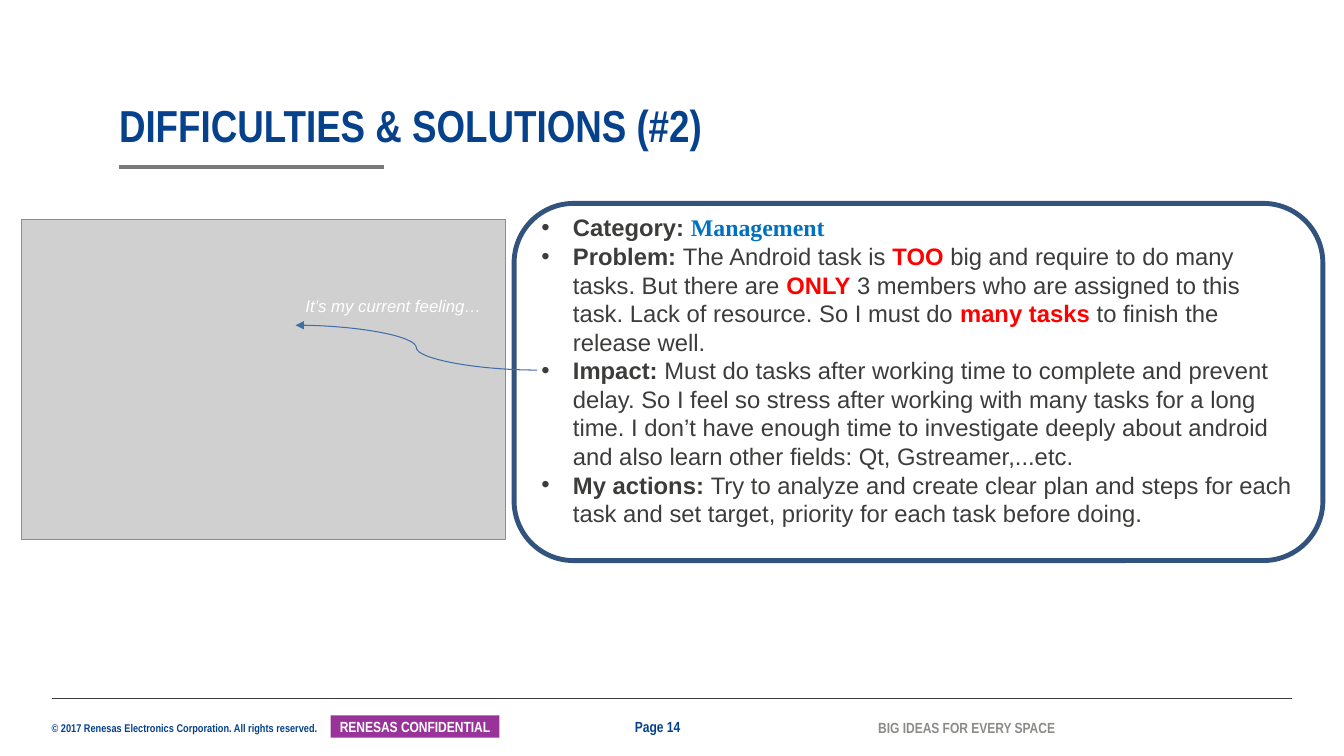
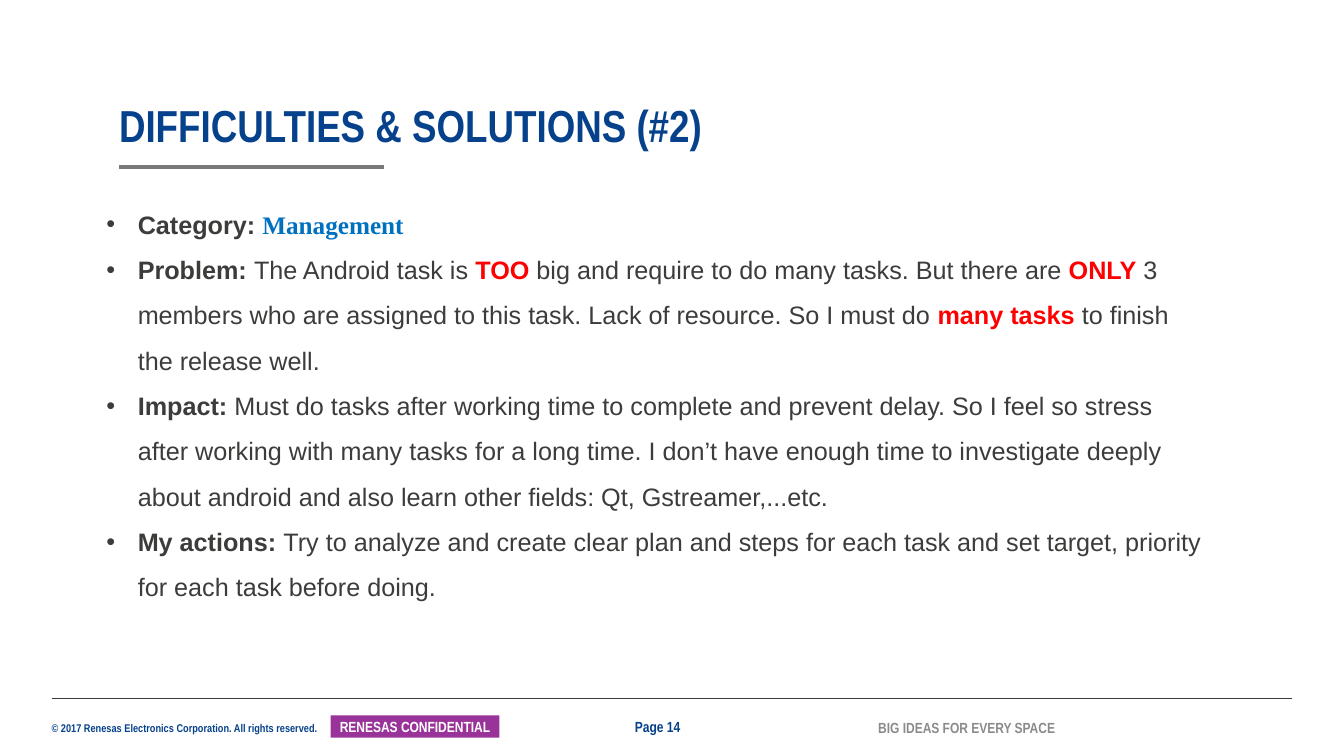
Before and after one commit to tranchikha/myapplication, a slide deck: slide 14 of LAST_TERM/2042_TranChiKha_SS32_MentorMentee_26G.pptx. Drawn at 1344x756 pixels with LibreOffice and Linux fonts; fonts in the diff are those of the drawing; grey boxes stand for pictures; background and template pictures are left out. Boxes give left, top, right and bottom in pixels: in the first picture for what was removed or moved away, otherwise in the second. Text is boxed around its words. In the diff, an @@ line names an element or a change of style, - is before the commit and + after.

```diff
--- a/LAST_TERM/2042_TranChiKha_SS32_MentorMentee_26G.pptx
+++ b/LAST_TERM/2042_TranChiKha_SS32_MentorMentee_26G.pptx
@@ text "Category: Management": place and size @@
-text "Category: Management" at [514,204,1323,561]
+text "Category: Management" at [138,216,1201,602]
@@ text "Category: Management" at [138,216,1201,602]: size 17 to 18 pt; line spacing 1 to 1.5; outline #32547D 3.5 pt to none @@
@@ picture removed at [21,220,506,540] @@
@@ curved arrow removed from (537, 370) to (295, 326) @@
@@ text removed at [305,300,481,315] @@
-It’s my current feeling…
```
Also in this commit, not shown: 6 other slides changed, 1 other file.
